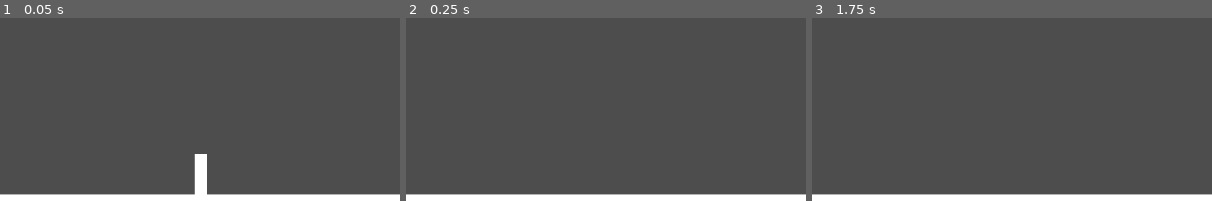
Above: before the commit, frames 1-3 (left to right).
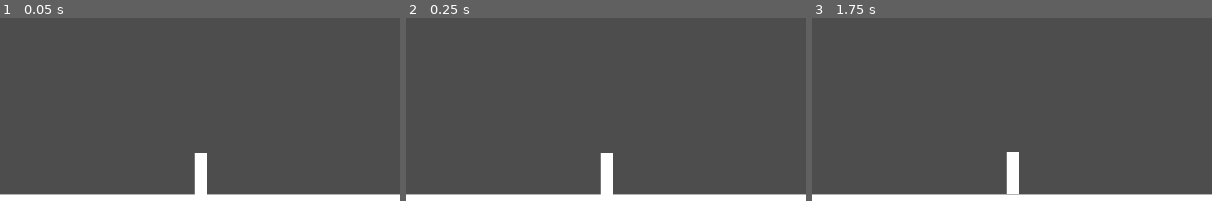
Above: after the commit, the same moments.

Repository: aburak621/jetride
Game: Godot game, scene res://scenes/game.tscn
The game is run twice, just before and just after one commit, with the same random seed, the same clock (stepped at 60 frames per second) and the same inputs.
Inputs:
- Up to frame 1 (0.05 s): no input
- Up to frame 2 (0.25 s): no input
- Up to frame 3 (1.75 s): tap Enter at 0.5 s; tap Space (jump) at 0.77, 1.52 s
The pictures show only the part of the screen within x 2-52%, y 50-100%; the shares and areas given below are measured in that part.

The runs differ from the first frame. In frame 1, less than 0.1% of the frame differs, in the area x 48-52%, y 73-75%; in frame 2, 0.7%; in frame 3, 0.7%, in the area x 48-52%, y 73-97%.

Commit message:
Add basic laser

Diff:
--- a/project.godot
+++ b/project.godot
@@ -29,6 +29,12 @@
 window/stretch/mode="viewport"
 window/vsync/vsync_mode=0
 
+[global_group]
+
+game=""
+level=""
+obstacle=""
+
 [input]
 
 jump={
--- a/scenes/game.tscn
+++ b/scenes/game.tscn
@@ -17,6 +17,7 @@
 
 [node name="Floor" type="StaticBody2D" parent="Level" unique_id=1977284430]
 position = Vector2(960, 1000)
+collision_layer = 2
 
 [node name="CollisionShape2D" type="CollisionShape2D" parent="Level/Floor" unique_id=1783903967]
 shape = SubResource("WorldBoundaryShape2D_uwrxv")
@@ -28,6 +29,7 @@
 
 [node name="Floor2" type="StaticBody2D" parent="Level" unique_id=676607325]
 position = Vector2(960, 150)
+collision_layer = 2
 
 [node name="CollisionShape2D" type="CollisionShape2D" parent="Level/Floor2" unique_id=325242311]
 shape = SubResource("WorldBoundaryShape2D_yqjtg")
@@ -37,5 +39,5 @@
 offset_top = -150.0
 offset_right = 960.0
 
-[node name="ObstacleSpawner" type="Node2D" parent="Level" unique_id=588243369]
+[node name="ObstacleManager" type="Node2D" parent="Level" unique_id=588243369]
 script = ExtResource("2_yqjtg")
--- a/scenes/laser.tscn
+++ b/scenes/laser.tscn
@@ -6,7 +6,7 @@
 radius = 30.0
 height = 270.0
 
-[node name="Laser" type="Area2D" unique_id=314017376]
+[node name="Laser" type="Area2D" unique_id=314017376 groups=["obstacle"]]
 rotation = 1.5707964
 collision_layer = 4
 collision_mask = 0
--- a/scripts/laser.gd
+++ b/scripts/laser.gd
@@ -16,4 +16,4 @@
 	shape.radius = width / 2
 	shape.height = length
 
-	rotation = initial_rotation
+	rotation = deg_to_rad(initial_rotation)
--- a/scripts/obstacle_spawner.gd
+++ b/scripts/obstacle_spawner.gd
@@ -1 +1,3 @@
-class_name ObstacleSpawner extends Node2D
+class_name ObstacleManager extends Node2D
+
+const laser_scene: PackedScene = preload("uid://d0o5g2dq2syid")
--- a/scripts/player.gd
+++ b/scripts/player.gd
@@ -38,4 +38,4 @@
 
 
 func _on_area_entered(area: Area2D) -> void:
-	pass
+	print("Man I'm dead.")
